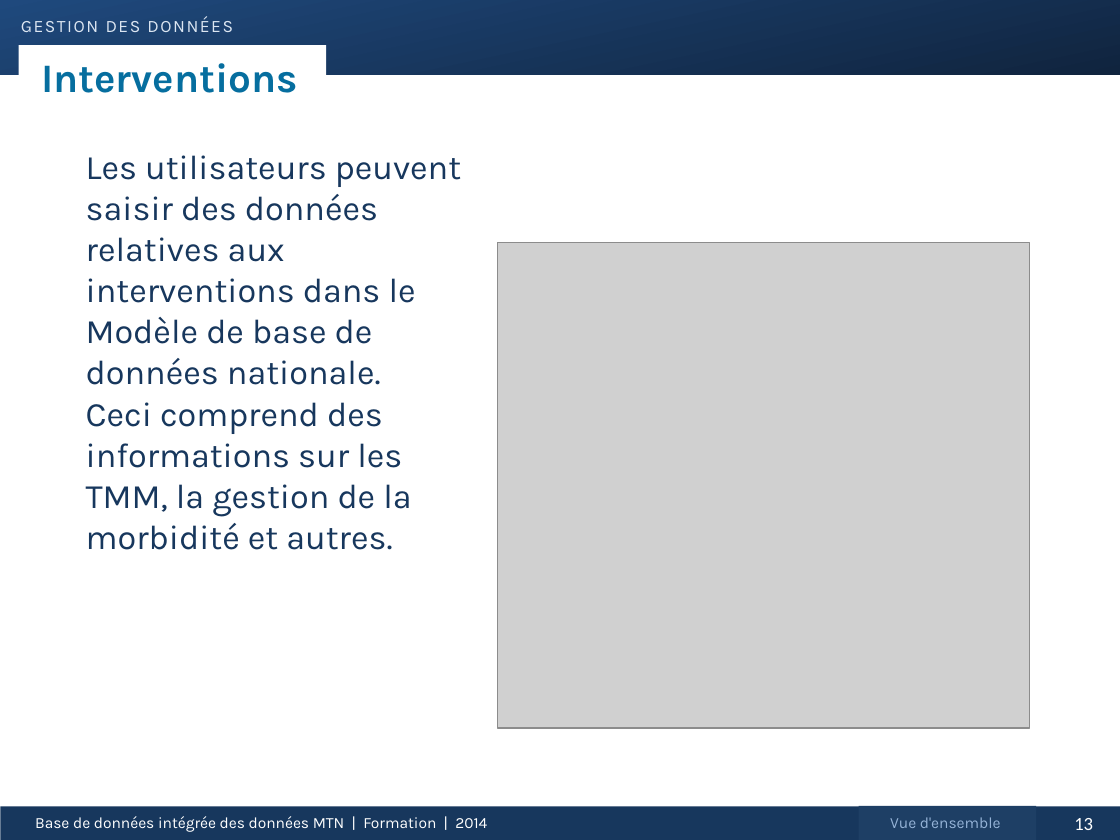
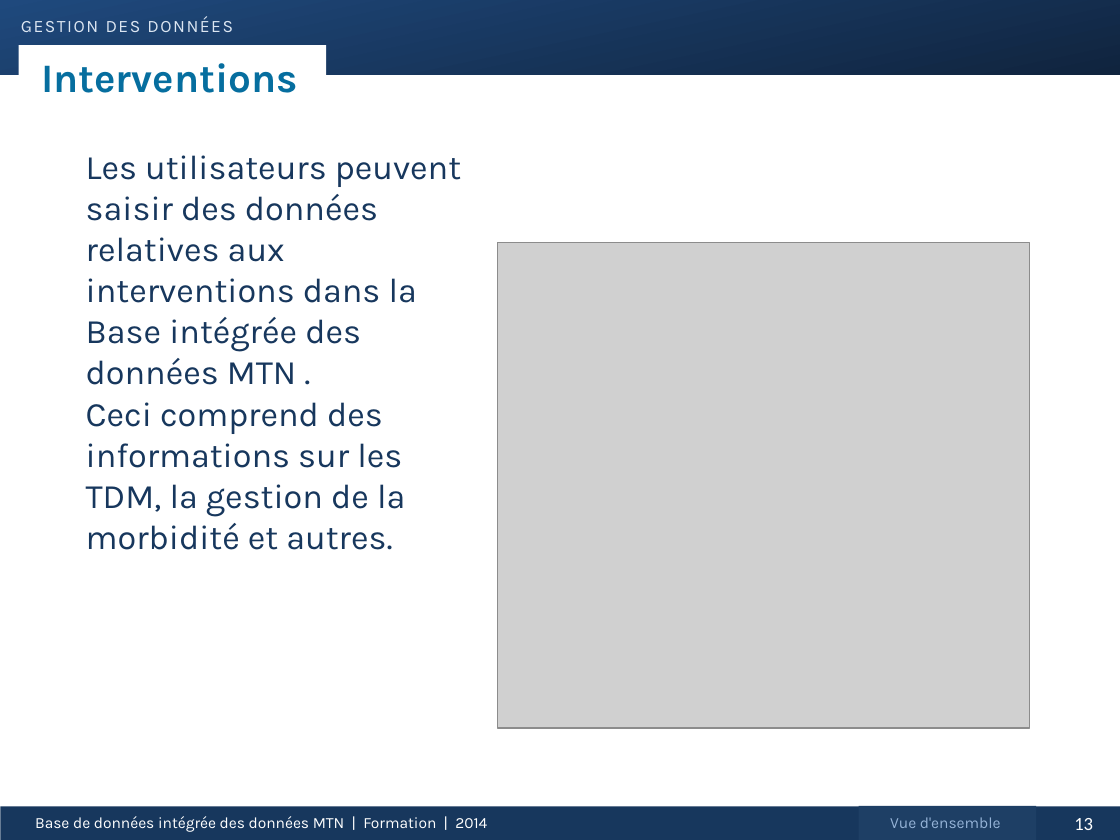
Before and after one commit to ericjohnolson/NadaNtd, a slide deck: slide 13 of Nada.UI/View/Help/TrainingPPT_080814_French.pptx. Drawn at 1120x840 pixels with LibreOffice and Linux fonts; fonts in the diff are those of the drawing; grey boxes stand for pictures. Boxes give left, top, right and bottom in pixels: in the first picture for what was removed or moved away, otherwise in the second. Text is boxed around its words. In the diff, an @@ line names an element or a change of style, - is before the commit and + after.

```diff
--- a/Nada.UI/View/Help/TrainingPPT_080814_French.pptx
+++ b/Nada.UI/View/Help/TrainingPPT_080814_French.pptx
@@ text at [86,155,461,550]: text changed @@
-  Les utilisateurs peuvent saisir des données relatives aux interventions dans le Modèle de base de données nationale.
-  Ceci comprend des informations sur les TMM, la gestion de la morbidité et autres.
+  Les utilisateurs peuvent saisir des données relatives aux interventions dans la Base intégrée des données MTN .
+  Ceci comprend des informations sur les TDM, la gestion de la morbidité et autres.
```
Also in this commit, not shown: 61 other slides changed.
